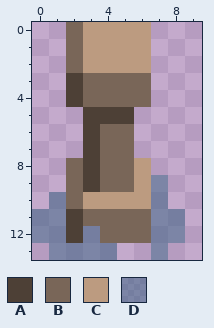
Two versions of one pixel-art file, assets_src/image/decoration/unit/tropical/pillar1_tropical.ase. The picture above was drawn from the file before the commit.
10x14 pixels, 1 frame.
Palette (. is transparent): A #4d4036  B #796658  C #bc9b80  D #34608080
Pixels before, first column x 0:
 0 ..BCCCC..
 1 ..BCCCC..
 2 ..BCCCC..
 3 ..ABBBB..
 4 ..ABBBB..
 5 ...AAA...
 6 ...ABB...
 7 ...ABB...
 8 ..BABBC..
 9 ..BABBCD.
10 .DBCCCCD.
11 DDABBBBDD
12 DDADBBBDD
13 .DDDD..D.
After:
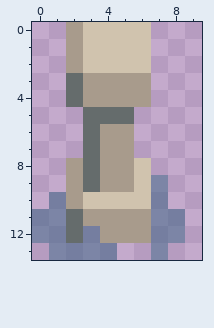
Edits made:
colour A: #4d4036 -> #656c6c
colour B: #796658 -> #a89b8c
colour C: #bc9b80 -> #d0c3ae
